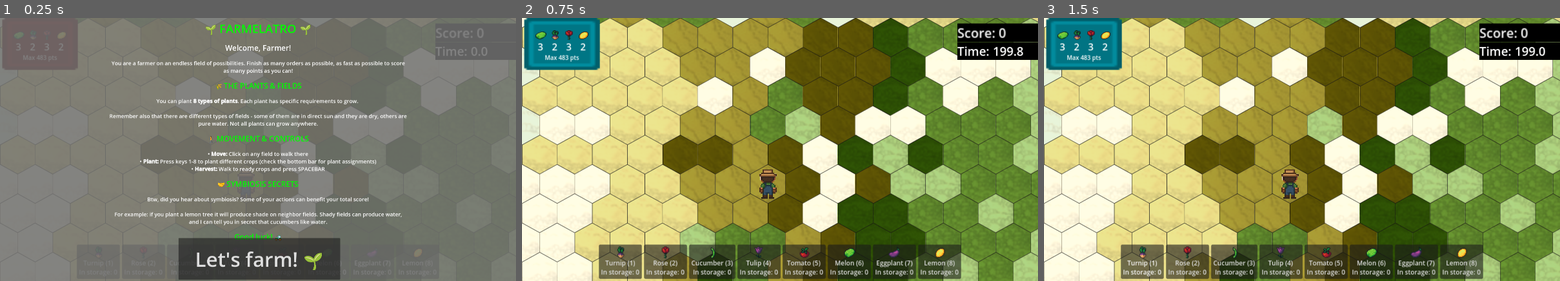
Above: before the commit, frames 1-3 (left to right).
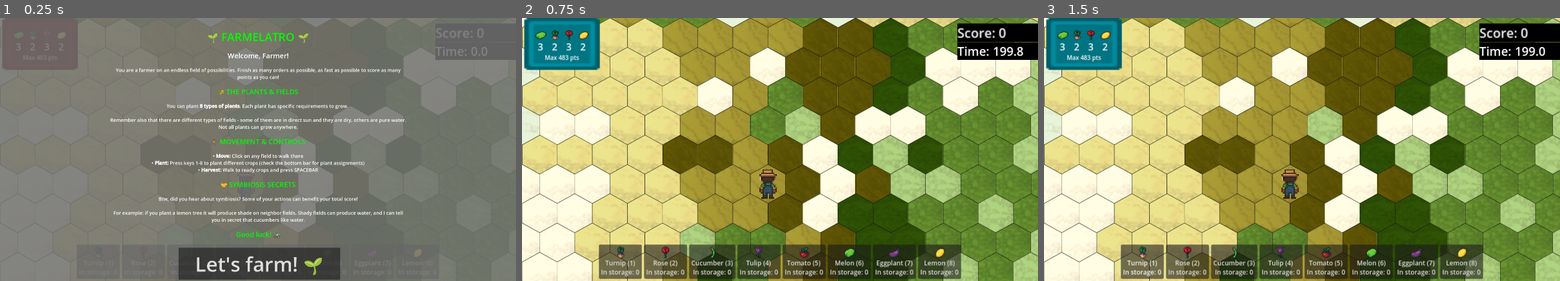
Above: after the commit, the same moments.

Repository: BlueDespero/slavicgamejam2025
Game: Godot game, scene res://main.tscn
Two runs of this game, one before a commit and one after it. Both use one fixed random seed, a clock stepped at 60 frames per second and the inputs below.
Inputs (mouse positions are in pixels of both pictures, inside the frame that each line leads up to):
- Up to frame 1 (0.25 s): no input
- Up to frame 2 (0.75 s): click "Let's farm! 🌱" at 0.5 s
- Up to frame 3 (1.5 s): tap Enter at 1.25 s; move the mouse to (1518, 52) at 1.27 s; tap 1 at 1.35 s; click (1518, 52) at 1.42 s

The runs differ from the first frame. In frame 1, 8.7% of the frame differs, in the area x 21-79%, y 2-98%; in frame 2, nothing differs; in frame 3, nothing differs.

Commit message:
Stop orders, terrain and plants after game over

Diff:
--- a/EventBus.gd
+++ b/EventBus.gd
@@ -7,3 +7,4 @@
 signal change_score(score_delta: int)
 signal harvest_crops(tile_position: Vector2i)
 signal start_game_button_pressed()
+signal game_over()
--- a/GUI/top_bar.gd
+++ b/GUI/top_bar.gd
@@ -1,8 +1,13 @@
 extends HBoxContainer
 @export var order_instance: PackedScene
 
+var game_stopped: bool = false
+
 func _ready() -> void:
+	game_stopped = false
 	EventBus.storage_updated.connect(_check_if_order_fulfilled)
+	EventBus.game_over.connect(_on_game_over)
+
 	$NewOrderTimer.stop()
 	$Orders/OrderTimeout.stop()
 	EventBus.start_game_button_pressed.connect($NewOrderTimer.start)
@@ -19,6 +24,11 @@
 			EventBus.set_storage.emit(last_storage)
 
 func _on_new_order_timer_timeout() -> void:
+	if game_stopped:
+		return
 	if get_children().filter(func(n): return n is VBoxContainer).size() < Constants.MAX_NUMBER_ORDERS:
 		var NewOrder = order_instance.instantiate()
 		add_child(NewOrder)
+
+func _on_game_over():
+	game_stopped = true
--- a/game_over_timer_on_screen.gd
+++ b/game_over_timer_on_screen.gd
@@ -18,6 +18,7 @@
 
 func _on_game_over_timer_timeout() -> void:
 	$GameOverTimer.stop()
+	EventBus.game_over.emit()
 	var score_hud = get_parent().get_node("ScoreSummaryHUD")
 	var score_label = score_hud.get_node("Score")
 	score_label.text = "%d pts" % score
--- a/main.tscn
+++ b/main.tscn
@@ -34,37 +34,37 @@
 anchor_right = 1.0
 anchor_bottom = 0.5
 offset_left = 403.0
-offset_top = -512.0
+offset_top = -490.0
 offset_right = -401.0
 offset_bottom = 375.0
 grow_horizontal = 2
 grow_vertical = 2
 bbcode_enabled = true
-text = "[center][font_size=44][color=green]🌱 FARMELATRO 🌱[/color][/font_size][/center]
+text = "[center][font_size=42][color=green]🌱 FARMELATRO 🌱[/color][/font_size][/center]
 
-[font_size=28]Welcome, Farmer![/font_size]
+[font_size=26]Welcome, Farmer![/font_size]
 
-[font_size=20]You are a farmer on an endless field of possibilities. Finish as many orders as possible, as fast as possible to score as many points as you can![/font_size]
+[font_size=18]You are a farmer on an endless field of possibilities. Finish as many orders as possible, as fast as possible to score as many points as you can![/font_size]
 
-[font_size=28][color=green]🌾 THE PLANTS & FIELDS[/color][/font_size]
+[font_size=26][color=green]🌾 THE PLANTS & FIELDS[/color][/font_size]
 
-[font_size=20]You can plant [b]8 types of plants[/b]. Each plant has specific requirements to grow.
+[font_size=18]You can plant [b]8 types of plants[/b]. Each plant has specific requirements to grow.
 
 Remember also that there are different types of fields - some of them are in direct sun and they are dry, others are pure water. Not all plants can grow anywhere.[/font_size]
 
-[font_size=28][color=green]🚶 MOVEMENT & CONTROLS[/color][/font_size]
+[font_size=26][color=green]🚶 MOVEMENT & CONTROLS[/color][/font_size]
 
-[font_size=20]• [b]Move:[/b] Click on any field to walk there
+[font_size=18]• [b]Move:[/b] Click on any field to walk there
 • [b]Plant:[/b] Press keys 1-8 to plant different crops (check the bottom bar for plant assignments)
 • [b]Harvest:[/b] Walk to ready crops and press SPACEBAR[/font_size]
 
-[font_size=28][color=green]🤝 SYMBIOSIS SECRETS[/color][/font_size]
+[font_size=26][color=green]🤝 SYMBIOSIS SECRETS[/color][/font_size]
 
-[font_size=20]Btw, did you hear about symbiosis? Some of your actions can benefit your total score!
+[font_size=18]Btw, did you hear about symbiosis? Some of your actions can benefit your total score!
 
 For example: if you plant a lemon tree it will produce shade on neighbor fields. Shady fields can produce water, and I can tell you in secret that cucumbers like water.[/font_size]
 
-[center][font_size=28][color=green]Good luck! 🚜[/color][/font_size][/center]
+[center][font_size=26][color=green]Good luck! 🚜[/color][/font_size][/center]
 "
 autowrap_mode = 2
 horizontal_alignment = 1
@@ -78,7 +78,7 @@
 anchor_right = 0.5
 anchor_bottom = 1.0
 offset_left = -296.0
-offset_top = -160.0
+offset_top = -124.0
 offset_right = 306.0
 offset_bottom = -5.0
 grow_horizontal = 2
--- a/map/terrain.gd
+++ b/map/terrain.gd
@@ -11,10 +11,13 @@
 
 var shadow = {}
 var water = {}
+var game_stopped: bool = false
 
 func _ready() -> void:
 	# Initialize the terrain layer
 	# set the undefined tiles to a default tile
+	EventBus.game_over.connect(_on_game_over)
+	game_stopped = false
 	map_size = get_used_rect()
 
 	for x in range(map_size.size.x):
@@ -29,8 +32,9 @@
 
 	update_terrain()
 
-
 func _process(delta: float) -> void:
+	if game_stopped:
+		return
 	# Update the terrain periodically
 	last_update += delta
 	if last_update >= update_interval:
@@ -113,3 +117,6 @@
 			var atlas = get_cell_atlas_coords(neighbor)
 			atlas[0] = get_shadow(neighbor)
 			set_cell(neighbor, 0, atlas)
+
+func _on_game_over():
+	game_stopped = true
--- a/plants/base_plant.gd
+++ b/plants/base_plant.gd
@@ -17,8 +17,11 @@
 
 var jump_position: int = 0
 var jump_timer: float = 0.0
+var game_stopped: bool = false
 
 func _ready():
+	EventBus.game_over.connect(_on_game_over)
+	game_stopped = false
 	update_sprite()
 
 func create_scene(curr_tile, curr_tile_map: TileMapLayer) -> Node2D:
@@ -56,6 +59,9 @@
 
 func grow():
 	"""Grow to the next stage"""
+	if game_stopped:
+		return
+
 	if not can_grow():
 		print(plant_name, " can't grow on this field")
 		return
@@ -81,3 +87,6 @@
 
 func influence() -> void:
 	pass
+
+func _on_game_over():
+	game_stopped = true
